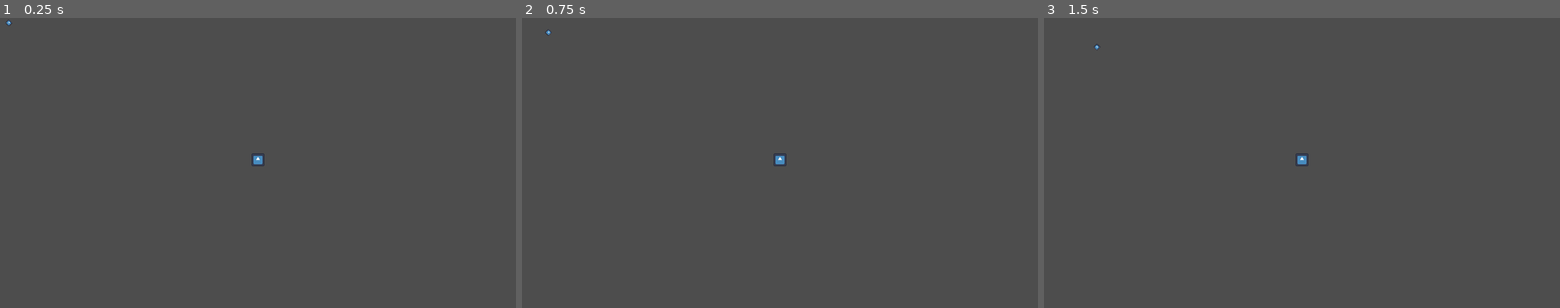
Above: before the commit, frames 1-3 (left to right).
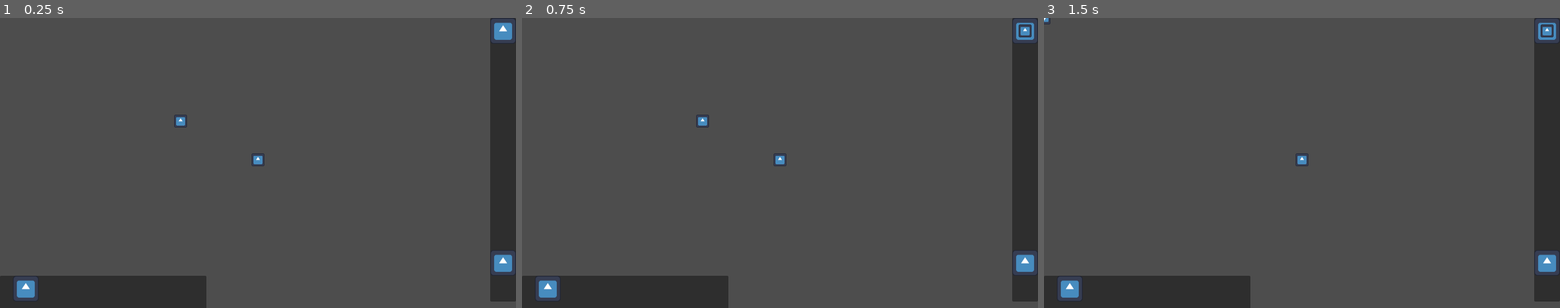
Above: after the commit, the same moments.

Repository: Piqulsky/buasgamejam0225
Game: Godot game, scene res://Scenes/battle_scene.tscn
Same seed, same stepped clock (60 frames per second), same inputs: the game is played once before the commit and once after it. The engine's default icon, where the game draws it, is replaced by a stand-in: a white triangle on a blue panel in a dark square.
Inputs (mouse positions are in pixels of both pictures, inside the frame that each line leads up to):
- Up to frame 1 (0.25 s): no input
- Up to frame 2 (0.75 s): click (1027, 29) at 0.52 s
- Up to frame 3 (1.5 s): click (1549, 261) at 1.27 s

The runs differ from the first frame. In frame 1, 9.0% of the frame differs, in the area x 0-100%, y 0-100%; in frame 2, 8.9%; in frame 3, 8.9%.

Commit message:
adding and removal functional

Diff:
--- a/buasgamejam/Scenes/battle_scene.tscn
+++ b/buasgamejam/Scenes/battle_scene.tscn
@@ -1,37 +1,79 @@
-[gd_scene load_steps=7 format=3 uid="uid://bccw4n27f5i0b"]
+[gd_scene load_steps=6 format=3 uid="uid://bccw4n27f5i0b"]
 
-[ext_resource type="Script" path="res://Scripts/Heart.gd" id="1_dkaa1"]
+[ext_resource type="Script" path="res://Scripts/BattleScene.gd" id="1_fr4jw"]
 [ext_resource type="Texture2D" uid="uid://psa0q21lf1wp" path="res://Art/icon.svg" id="1_l15qv"]
-[ext_resource type="PackedScene" uid="uid://s4v1blcle5vu" path="res://Scenes/enemy.tscn" id="3_prjre"]
+[ext_resource type="PackedScene" uid="uid://d0434v71to13p" path="res://Scenes/heart.tscn" id="1_ya8ah"]
 
-[sub_resource type="PhysicsMaterial" id="PhysicsMaterial_3dj8t"]
+[sub_resource type="RectangleShape2D" id="RectangleShape2D_mw1k4"]
+size = Vector2(960, 480)
 
-[sub_resource type="SpriteFrames" id="SpriteFrames_yhqbm"]
-animations = [{
-"frames": [{
-"duration": 1.0,
-"texture": ExtResource("1_l15qv")
-}],
-"loop": true,
-"name": &"default",
-"speed": 5.0
-}]
-
-[sub_resource type="RectangleShape2D" id="RectangleShape2D_wydur"]
-size = Vector2(32, 32)
+[sub_resource type="CircleShape2D" id="CircleShape2D_xvomj"]
+radius = 2.0
 
 [node name="Node2D" type="Node2D"]
+script = ExtResource("1_fr4jw")
 
-[node name="HeartStatic" type="StaticBody2D" parent="."]
-position = Vector2(640, 352)
-physics_material_override = SubResource("PhysicsMaterial_3dj8t")
-script = ExtResource("1_dkaa1")
+[node name="HeartStatic" parent="." instance=ExtResource("1_ya8ah")]
 
-[node name="HeartSprite" type="AnimatedSprite2D" parent="HeartStatic"]
-scale = Vector2(0.25, 0.25)
-sprite_frames = SubResource("SpriteFrames_yhqbm")
+[node name="Control" type="Control" parent="."]
+layout_mode = 3
+anchors_preset = 0
+offset_right = 1280.0
+offset_bottom = 736.0
 
-[node name="CollisionShape2D" type="CollisionShape2D" parent="HeartStatic"]
-shape = SubResource("RectangleShape2D_wydur")
+[node name="PlanningButtonsPanel" type="Panel" parent="Control"]
+layout_mode = 0
+offset_left = 1216.0
+offset_right = 1280.0
+offset_bottom = 704.0
 
-[node name="CharacterBody2D" parent="." instance=ExtResource("3_prjre")]
+[node name="WallButton" type="TextureButton" parent="Control/PlanningButtonsPanel"]
+layout_mode = 0
+offset_right = 64.0
+offset_bottom = 64.0
+texture_normal = ExtResource("1_l15qv")
+ignore_texture_size = true
+stretch_mode = 0
+
+[node name="RemoveButton" type="TextureButton" parent="Control/PlanningButtonsPanel"]
+layout_mode = 0
+offset_top = 576.0
+offset_right = 64.0
+offset_bottom = 640.0
+texture_normal = ExtResource("1_l15qv")
+ignore_texture_size = true
+stretch_mode = 0
+
+[node name="BattlePanel" type="Panel" parent="Control"]
+layout_mode = 0
+offset_top = 640.0
+offset_right = 512.0
+offset_bottom = 736.0
+
+[node name="PlayButton" type="TextureButton" parent="Control/BattlePanel"]
+layout_mode = 0
+offset_left = 32.0
+offset_right = 96.0
+offset_bottom = 64.0
+texture_normal = ExtResource("1_l15qv")
+ignore_texture_size = true
+stretch_mode = 0
+
+[node name="BuildableArea" type="Area2D" parent="."]
+collision_layer = 2
+collision_mask = 2
+
+[node name="CollisionShape2D" type="CollisionShape2D" parent="BuildableArea"]
+position = Vector2(640, 336)
+shape = SubResource("RectangleShape2D_mw1k4")
+
+[node name="MousePoint" type="AnimatableBody2D" parent="."]
+collision_layer = 7
+collision_mask = 7
+
+[node name="CollisionShape2D" type="CollisionShape2D" parent="MousePoint"]
+shape = SubResource("CircleShape2D_xvomj")
+
+[connection signal="pressed" from="Control/PlanningButtonsPanel/WallButton" to="." method="_on_wall_button_pressed"]
+[connection signal="pressed" from="Control/PlanningButtonsPanel/RemoveButton" to="." method="_on_remove_button_pressed"]
+[connection signal="pressed" from="Control/BattlePanel/PlayButton" to="." method="_on_play_button_pressed"]
--- /dev/null
+++ b/buasgamejam/Scenes/building.tscn
@@ -0,0 +1,31 @@
+[gd_scene load_steps=5 format=3 uid="uid://dg7uaipafhq8s"]
+
+[ext_resource type="Script" path="res://Scripts/Building.gd" id="1_4bpn0"]
+[ext_resource type="Texture2D" uid="uid://psa0q21lf1wp" path="res://Art/icon.svg" id="2_kaidv"]
+
+[sub_resource type="SpriteFrames" id="SpriteFrames_ffjxc"]
+animations = [{
+"frames": [{
+"duration": 1.0,
+"texture": ExtResource("2_kaidv")
+}],
+"loop": true,
+"name": &"default",
+"speed": 5.0
+}]
+
+[sub_resource type="RectangleShape2D" id="RectangleShape2D_ne2uc"]
+size = Vector2(32, 32)
+
+[node name="BuildingStatic" type="AnimatableBody2D"]
+position = Vector2(448, 256)
+collision_layer = 2
+collision_mask = 2
+script = ExtResource("1_4bpn0")
+
+[node name="BuildingSprite" type="AnimatedSprite2D" parent="."]
+scale = Vector2(0.25, 0.25)
+sprite_frames = SubResource("SpriteFrames_ffjxc")
+
+[node name="CollisionShape2D" type="CollisionShape2D" parent="."]
+shape = SubResource("RectangleShape2D_ne2uc")
--- a/buasgamejam/Scenes/enemy.tscn
+++ b/buasgamejam/Scenes/enemy.tscn
@@ -2,8 +2,6 @@
 
 [ext_resource type="Script" path="res://Scripts/Enemy.gd" id="1_pd7pd"]
 [ext_resource type="Texture2D" uid="uid://psa0q21lf1wp" path="res://Art/icon.svg" id="2_wsnyy"]
-
-[sub_resource type="RectangleShape2D" id="RectangleShape2D_5iabc"]
 
 [sub_resource type="SpriteFrames" id="SpriteFrames_yhqbm"]
 animations = [{
@@ -16,13 +14,17 @@
 "speed": 5.0
 }]
 
-[node name="CharacterBody2D" type="CharacterBody2D"]
+[sub_resource type="RectangleShape2D" id="RectangleShape2D_5iabc"]
+
+[node name="EnemyCharacter" type="CharacterBody2D"]
+collision_layer = 5
+collision_mask = 5
 script = ExtResource("1_pd7pd")
-
-[node name="CollisionShape2D" type="CollisionShape2D" parent="."]
-shape = SubResource("RectangleShape2D_5iabc")
 
 [node name="EnemySprite" type="AnimatedSprite2D" parent="."]
 rotation = 0.785398
 scale = Vector2(0.1, 0.1)
 sprite_frames = SubResource("SpriteFrames_yhqbm")
+
+[node name="CollisionShape2D" type="CollisionShape2D" parent="."]
+shape = SubResource("RectangleShape2D_5iabc")
--- /dev/null
+++ b/buasgamejam/Scenes/heart.tscn
@@ -0,0 +1,32 @@
+[gd_scene load_steps=6 format=3 uid="uid://d0434v71to13p"]
+
+[ext_resource type="Script" path="res://Scripts/Heart.gd" id="1_favx2"]
+[ext_resource type="Texture2D" uid="uid://psa0q21lf1wp" path="res://Art/icon.svg" id="2_1xxmd"]
+
+[sub_resource type="PhysicsMaterial" id="PhysicsMaterial_3dj8t"]
+
+[sub_resource type="SpriteFrames" id="SpriteFrames_yhqbm"]
+animations = [{
+"frames": [{
+"duration": 1.0,
+"texture": ExtResource("2_1xxmd")
+}],
+"loop": true,
+"name": &"default",
+"speed": 5.0
+}]
+
+[sub_resource type="RectangleShape2D" id="RectangleShape2D_wydur"]
+size = Vector2(32, 32)
+
+[node name="HeartStatic" type="StaticBody2D"]
+position = Vector2(640, 352)
+physics_material_override = SubResource("PhysicsMaterial_3dj8t")
+script = ExtResource("1_favx2")
+
+[node name="HeartSprite" type="AnimatedSprite2D" parent="."]
+scale = Vector2(0.25, 0.25)
+sprite_frames = SubResource("SpriteFrames_yhqbm")
+
+[node name="CollisionShape2D" type="CollisionShape2D" parent="."]
+shape = SubResource("RectangleShape2D_wydur")
--- /dev/null
+++ b/buasgamejam/Scenes/remove_sprite.tscn
@@ -0,0 +1,16 @@
+[gd_scene load_steps=3 format=3 uid="uid://dp2kc3nouv2cn"]
+
+[ext_resource type="Texture2D" uid="uid://psa0q21lf1wp" path="res://Art/icon.svg" id="1_2w0ex"]
+
+[sub_resource type="RectangleShape2D" id="RectangleShape2D_m7v0s"]
+size = Vector2(32, 32)
+
+[node name="RemovingArea" type="Area2D"]
+
+[node name="RemovingSprite" type="Sprite2D" parent="."]
+rotation = 3.14159
+scale = Vector2(0.25, 0.25)
+texture = ExtResource("1_2w0ex")
+
+[node name="CollisionShape2D" type="CollisionShape2D" parent="."]
+shape = SubResource("RectangleShape2D_m7v0s")
--- /dev/null
+++ b/buasgamejam/Scripts/BattleScene.gd
@@ -0,0 +1,63 @@
+extends Node2D
+
+var building_scene = preload("res://Scenes/building.tscn")
+var removing_scene = preload("res://Scenes/remove_sprite.tscn")
+
+var selected_object :CollisionObject2D
+@onready var occupied_coordinates := [$HeartStatic.position]
+
+var planning := true
+
+enum {ADDING, DELETING}
+var current_mode := ADDING
+
+# Called when the node enters the scene tree for the first time.
+func _ready() -> void:
+	selected_object = building_scene.instantiate()
+	add_child(selected_object)
+
+
+# Called every frame. 'delta' is the elapsed time since the previous frame.
+func _process(delta: float) -> void:
+	$MousePoint.position = get_local_mouse_position()
+	if planning and $BuildableArea.overlaps_body($MousePoint):
+		var mouseX = get_local_mouse_position().x
+		var mouseY = get_local_mouse_position().y
+		var newPos = Vector2(snapped(mouseX, 32), snapped(mouseY, 32))
+		match current_mode:
+			ADDING:
+				if newPos not in occupied_coordinates:
+					selected_object.position = newPos
+				if Input.is_action_just_pressed("confirm"):
+					selected_object.collision_layer = 1
+					occupied_coordinates.append(selected_object.position)
+					selected_object.add_to_group("buildings")
+					selected_object = building_scene.instantiate()
+					add_child(selected_object)
+			DELETING:
+				selected_object.position = newPos
+				if Input.is_action_just_pressed("confirm"):
+					var overlapping = (selected_object as Area2D).get_overlapping_bodies()
+					if not overlapping.is_empty():
+						var chosen = overlapping[0] as Building
+						if chosen && chosen.name != $HeartStatic.name:
+							chosen.queue_free()
+
+
+func _on_wall_button_pressed() -> void:
+	selected_object.queue_free()
+	selected_object = building_scene.instantiate()
+	add_child(selected_object)
+	current_mode = ADDING
+
+
+func _on_remove_button_pressed() -> void:
+	selected_object.queue_free()
+	selected_object = removing_scene.instantiate()
+	add_child(selected_object)
+	current_mode = DELETING
+
+
+func _on_play_button_pressed() -> void:
+	selected_object.queue_free()
+	planning = false
--- a/buasgamejam/Scripts/Enemy.gd
+++ b/buasgamejam/Scripts/Enemy.gd
@@ -22,5 +22,6 @@
 	var collision_info = move_and_collide(velocity * delta)
 	if collision_info:
 		var collidedBuilding := collision_info.get_collider() as Building
-		collidedBuilding.hit()
-		bounceVector = collision_info.get_normal() * 2
+		if collidedBuilding.is_in_group("buildings"):
+			collidedBuilding.hit()
+			bounceVector = collision_info.get_normal() * 2
--- a/buasgamejam/project.godot
+++ b/buasgamejam/project.godot
@@ -20,3 +20,17 @@
 window/size/viewport_width=1280
 window/size/viewport_height=720
 window/stretch/mode="viewport"
+
+[input]
+
+confirm={
+"deadzone": 0.5,
+"events": [Object(InputEventMouseButton,"resource_local_to_scene":false,"resource_name":"","device":-1,"window_id":0,"alt_pressed":false,"shift_pressed":false,"ctrl_pressed":false,"meta_pressed":false,"button_mask":1,"position":Vector2(77, 9),"global_position":Vector2(84, 45),"factor":1.0,"button_index":1,"canceled":false,"pressed":true,"double_click":false,"script":null)
+]
+}
+
+[layer_names]
+
+2d_physics/layer_1="buildings_battle"
+2d_physics/layer_2="buildings_planning"
+2d_physics/layer_3="enemies"
